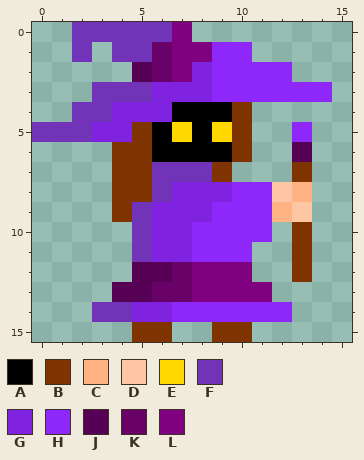
Pixel-art sprite: game/media/magicienne.png. The picture above was drawn from the file before the commit.
The file is 16x16 pixels. Colours within 5 levels of each other are drawn and written as one.
Palette (. is transparent): A #000000  B #7f3300  C #ffb384  D #ffc6a3  E #ffd800  F #7133b7  G #7f23e0  H #8d27fa  J #560056  K #680168  L #800180
New version:
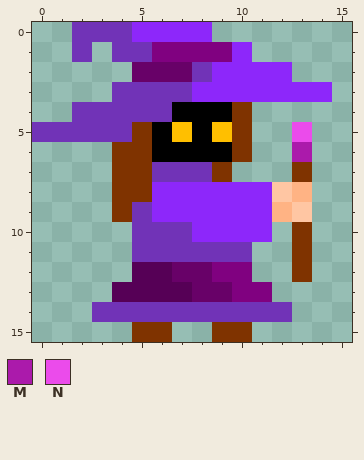
Colours new in this view: M #ab1aab  N #eb4beb
Difference:
@@ palette @@
-E #ffd800
+E #ffbf00
@@ x 0..15 @@
- 0 ..FFFFFL........
- 1 ..F.FFKLLHH.....
- 2 .....JKLGHHHH...
- 3 ...FFFGGGHHHHHH.
- 4 ..FFGGGAAAB.....
- 5 FFFGGBAEAEB..H..
- 6 ....BBAAAAB..J..
+ 0 ..FFFHHHH.......
+ 1 ..F.FFLLLLH.....
+ 2 .....KKKFHHHH...
+ 3 ....FFFFHHHHHHH.
+ 4 ..FFFFFAAAB.....
+ 5 FFFFFBAEAEB..N..
+ 6 ....BBAAAAB..M..
  7 ....BBFFFB...B..
- 8 ....BBFGGGHHDC..
- 9 ....BFGGGHHHCD..
-10 .....FGGHHHH.B..
-11 .....FGGHHH..B..
-12 .....JJKLLL..B..
-13 ....JJKKLLLL....
-14 ...FFGGHHHHHH...
+ 8 ....BBHHHHHHDC..
+ 9 ....BFHHHHHHCD..
+10 .....FFFHHHH.B..
+11 .....FFFFFF..B..
+12 .....JJKKLL..B..
+13 ....JJJJKKLL....
+14 ...FFFFFFFFFF...
 15 .....BB..BB.....
Where, in picture pixels (left, top, right, bottom), the same in both pictures:
changed: (92, 22, 312, 322)
